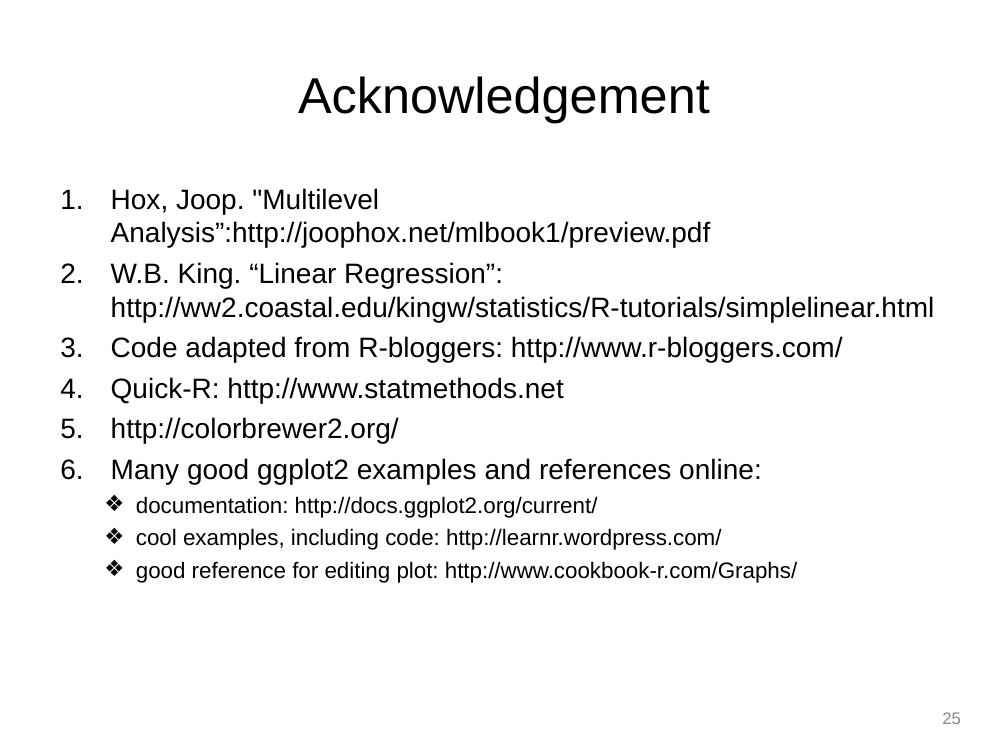
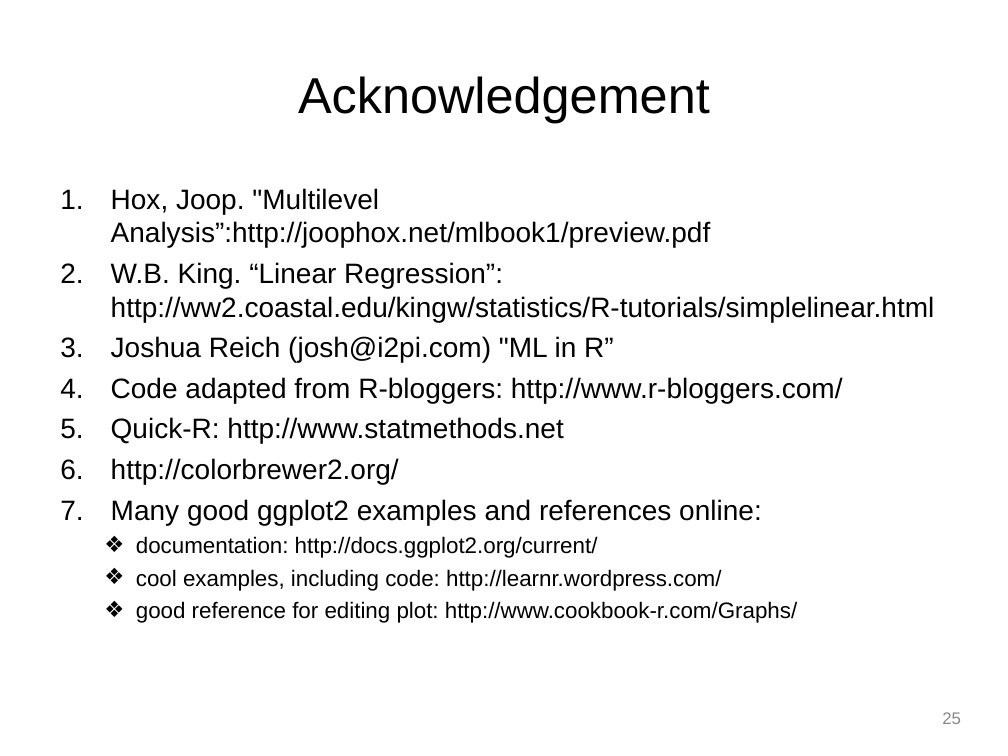
Before and after one commit to perrajuv/Data_Analysis_in_R, a slide deck: slide 25 of R_Tutorial/presentation/R_Tutorial.ppt. Drawn at 1008x756 pixels with LibreOffice and Linux fonts; fonts in the diff are those of the drawing; background and template pictures are left out. Boxes give left, top, right and bottom in pixels: in the first picture for what was removed or moved away, otherwise in the second. Text is boxed around its words. In the diff, an @@ line names an element or a change of style, - is before the commit and + after.

```diff
--- a/R_Tutorial/presentation/R_Tutorial.ppt
+++ b/R_Tutorial/presentation/R_Tutorial.ppt
@@ text at (111, 336, 614, 362): paragraph added @@
+3. Joshua Reich (josh@i2pi.com) "ML in R”
```
Also in this commit, not shown: 2 other files.
